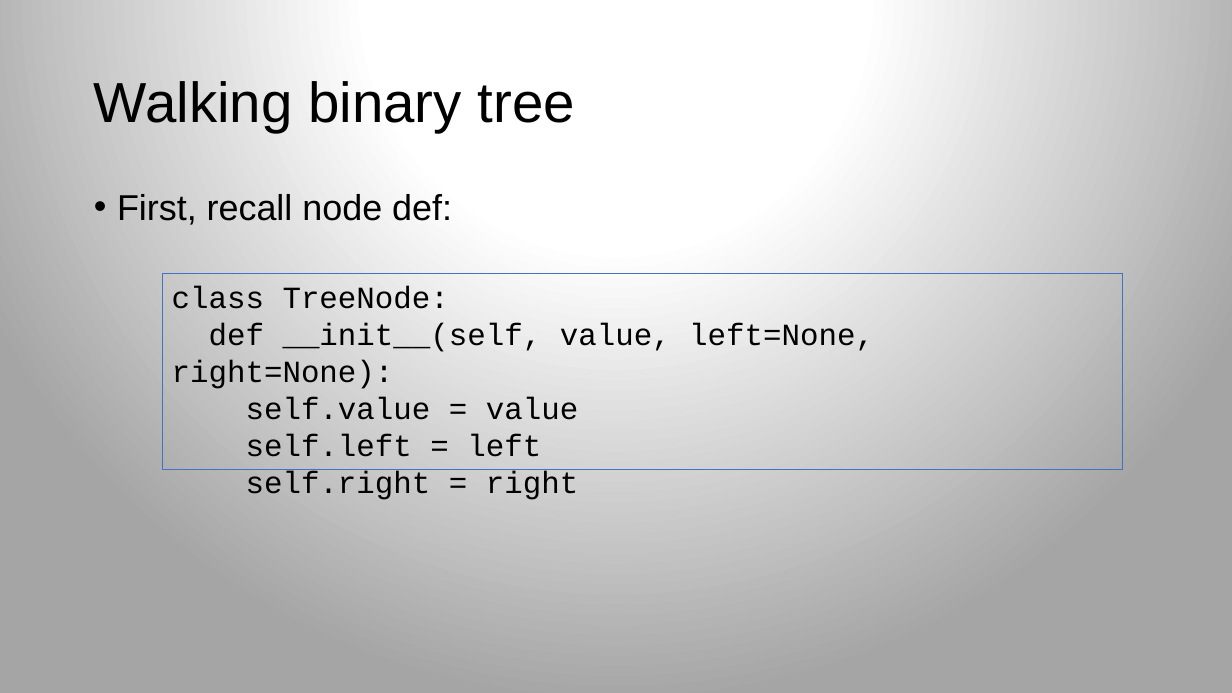
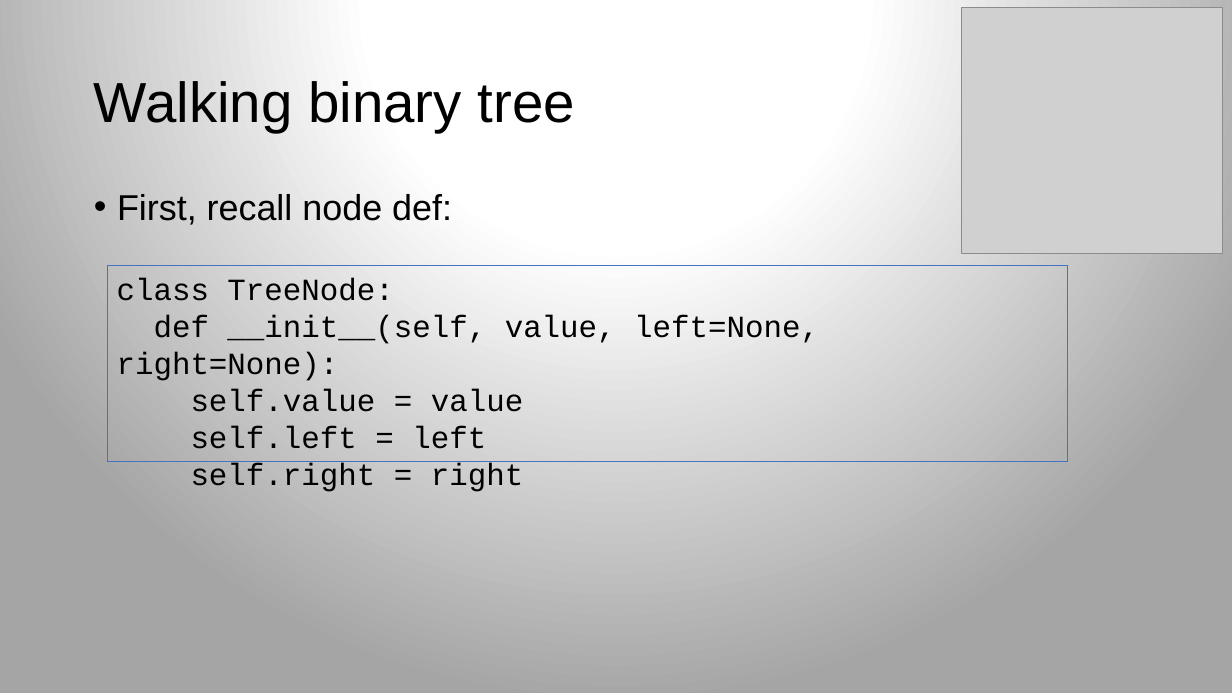
Before and after one commit to parrt/msds689, a slide deck: slide 4 of notes/walking-structures.pptx (slide 3 before the commit). Drawn at 1232x693 pixels with LibreOffice and Linux fonts; fonts in the diff are those of the drawing; grey boxes stand for pictures; background and template pictures are left out. Boxes give left, top, right and bottom in pixels: in the first picture for what was removed or moved away, otherwise in the second. Text is boxed around its words. In the diff, an @@ line names an element or a change of style, - is before the commit and + after.

```diff
--- a/notes/walking-structures.pptx
+++ b/notes/walking-structures.pptx
@@ picture added at (x1=961, y1=7, x2=1223, y2=254) @@
@@ rectangle "class TreeNode:" moved from (x1=163, y1=274, x2=1123, y2=470) to (x1=107, y1=265, x2=1067, y2=461) @@
```
Also in this commit, not shown: 1 slide added, 3 other files.
